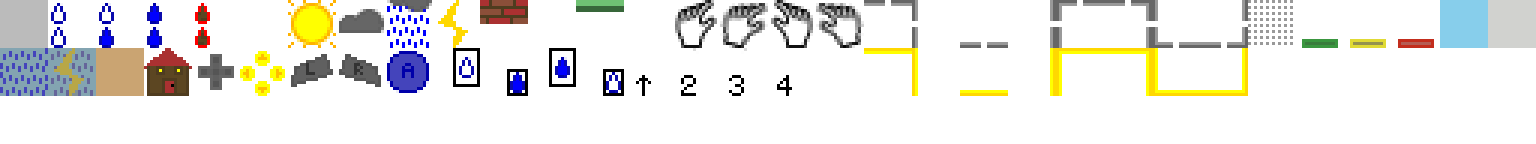
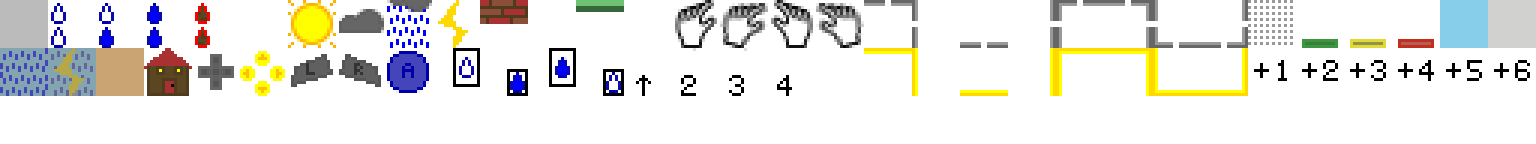
Revision of a layered 1536 x 144 image; what changed, layer by layer:
painted on "sprites.png" over bbox(1254, 60, 1530, 81)
